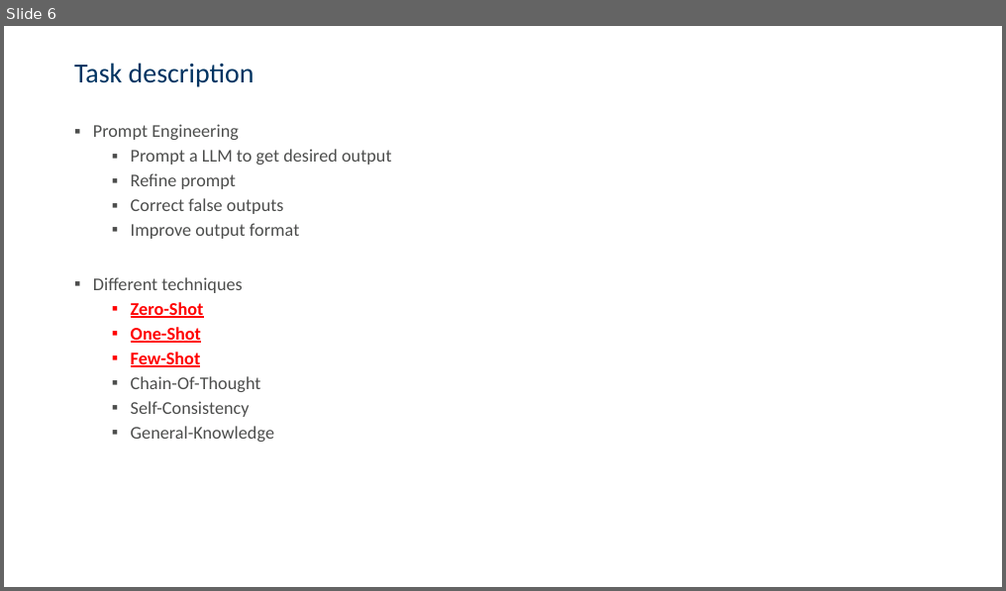
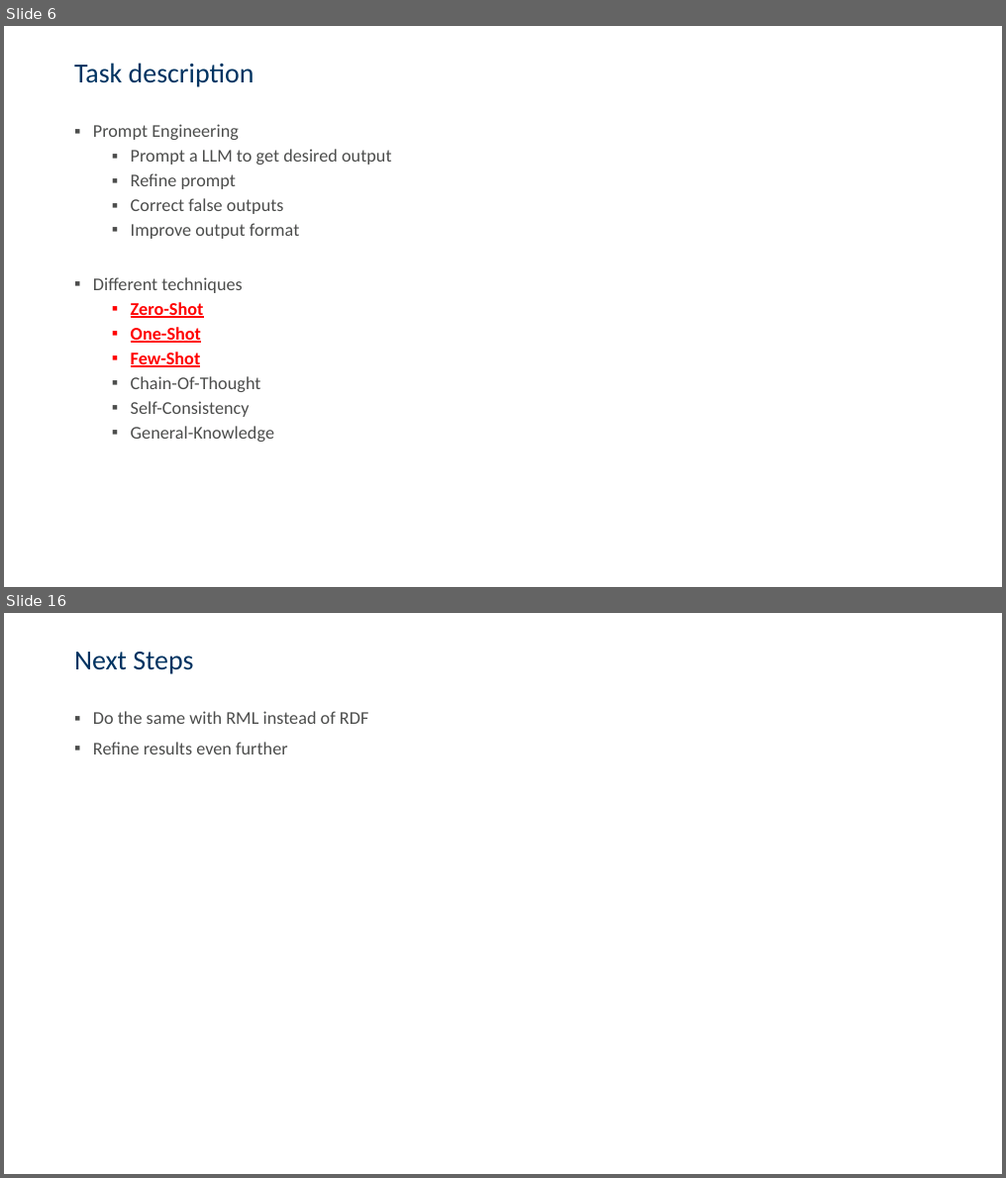
Before and after one commit to csaw5866/smartData, a slide deck: Presentation/midterm.pptx. Shown one above the other, each under a label of ours: slide 6 before the commit, slides 6 and 16 after it; the slides between them are not shown. The pictures are 1006x591 and 1006x1178 pixels, drawn with LibreOffice and Linux fonts; fonts in the diff are those of the drawing; background and template pictures are left out. Boxes give left, top, right and bottom in pixels: in the first picture for what was removed or moved away, otherwise in the second. Text is boxed around its words. In the diff, an @@ line names an element or a change of style, - is before the commit and + after.

```diff
--- a/Presentation/midterm.pptx
+++ b/Presentation/midterm.pptx
@@ slide 16 added at <box>4,613,1002,1174</box>, background picture (left out) @@
@@ title added at <box>74,652,193,674</box>, 26.7 pt, text #003361 @@
+Next Steps
@@ text added at <box>93,711,368,755</box>, 17.3 pt, text #4C4D4C @@
+▪ Do the same with RML instead of RDF
+▪ Refine results even further
```
Also in this commit, not shown: 1 slide changed, 8 other slides added.
